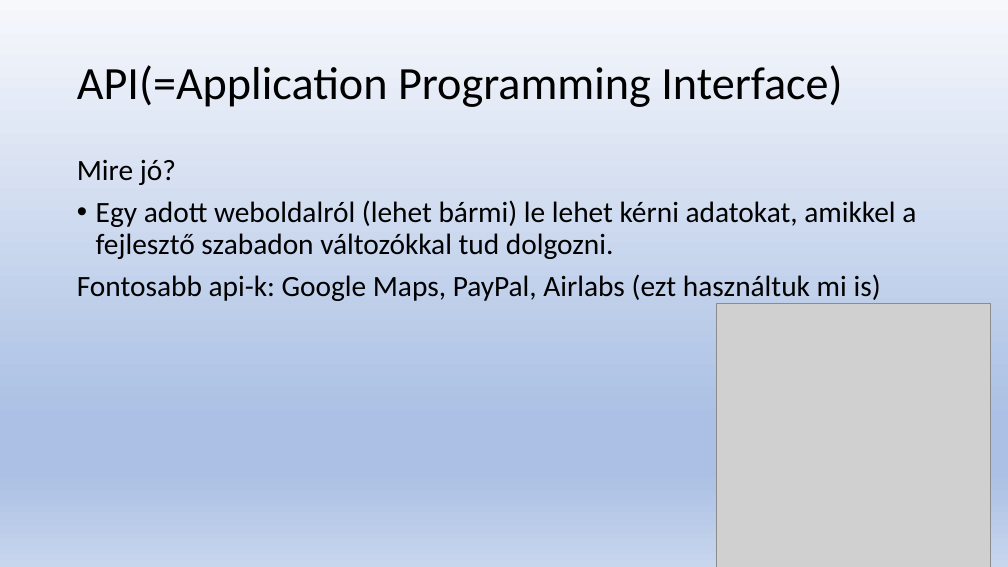
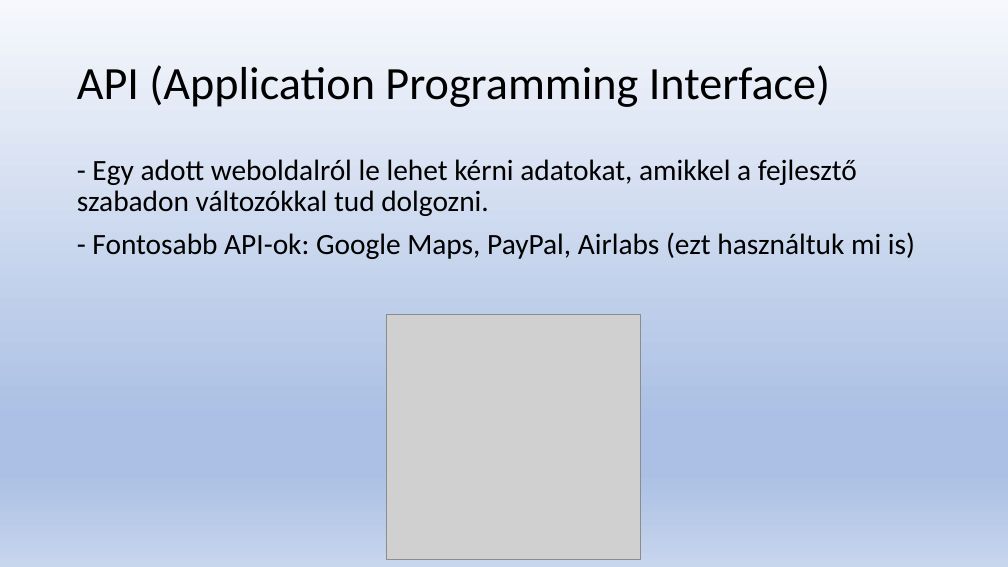
Before and after one commit to Levminer/flywithme, a slide deck: slide 4 of docs/FlyWithMe.pptx. Drawn at 1008x567 pixels with LibreOffice and Linux fonts; fonts in the diff are those of the drawing; grey boxes stand for pictures. Boxes give left, top, right and bottom in pixels: in the first picture for what was removed or moved away, otherwise in the second. Text is boxed around its words. In the diff, an @@ line names an element or a change of style, - is before the commit and + after.

```diff
--- a/docs/FlyWithMe.pptx
+++ b/docs/FlyWithMe.pptx
@@ title at box(77, 65, 830, 107): text changed @@
-API(=Application Programming Interface)
+API (Application Programming Interface)
@@ text at box(77, 159, 915, 259): text changed @@
-Mire jó?
-• Egy adott weboldalról (lehet bármi) le lehet kérni adatokat, amikkel a fejlesztő szabadon változókkal tud dolgozni.
-Fontosabb api-k: Google Maps, PayPal, Airlabs (ezt használtuk mi is)
+- Egy adott weboldalról le lehet kérni adatokat, amikkel a fejlesztő szabadon változókkal tud dolgozni.
+- Fontosabb API-ok: Google Maps, PayPal, Airlabs (ezt használtuk mi is)
@@ picture: place and size @@
-picture at box(717, 303, 991, 567)
+picture at box(387, 315, 641, 560)
```
Also in this commit, not shown: 3 other slides changed, 3 other files.
